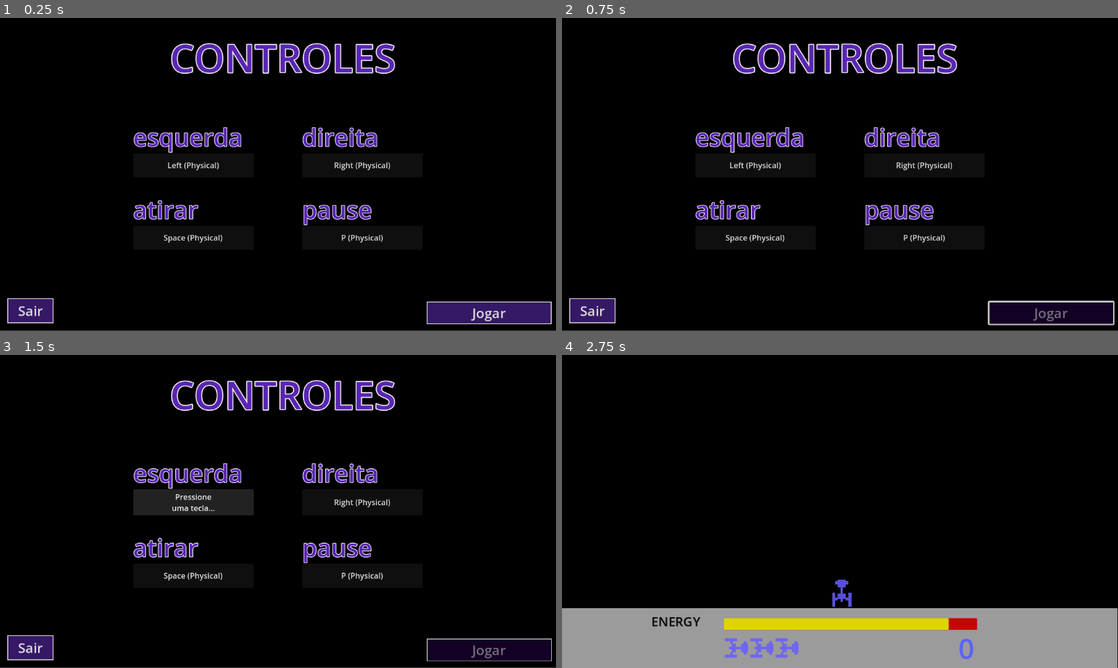
Above: before the commit, frames 1-4 (two rows, left to right).
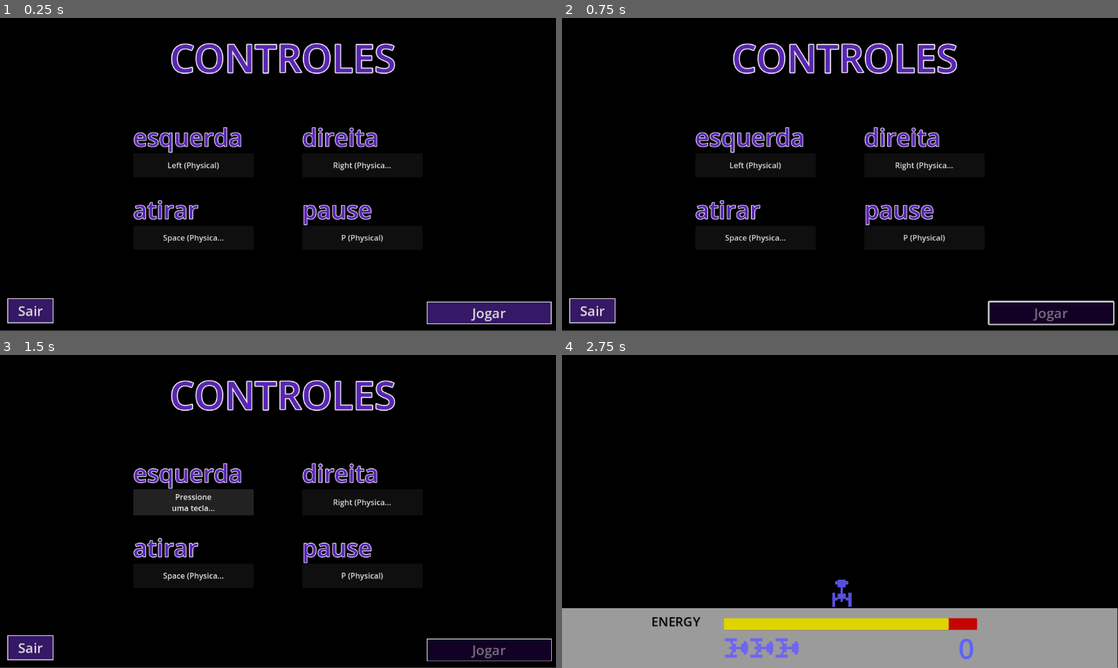
Above: after the commit, the same moments.

Repository: SabrinaBruni28/MegaMania
Game: Godot game, scene res://scenes/telas/tela_controles.tscn
Two runs of this game, one before a commit and one after it. Both use one fixed random seed, a clock stepped at 60 frames per second and the inputs below. This scene is started directly instead of the project's main scene. Sound files missing from this copy of the repository are replaced by a short silence.
Inputs (mouse positions are in pixels of both pictures, inside the frame that each line leads up to):
- Up to frame 1 (0.25 s): no input
- Up to frame 2 (0.75 s): click "Jogar" at 0.5 s
- Up to frame 3 (1.5 s): click "Left (Physical)" at 1.25 s
- Up to frame 4 (2.75 s): tap Enter at 2 s; move the mouse to (962, 495) at 2.02 s; hold Right (direita) from 2.03 s (still down); hold Space (atirar) from 2.03 s (still down)

The runs differ from the first frame. In frame 1, 0.3% of the frame differs, in the area x 29-71%, y 46-72%; in frame 2, 0.3%; in frame 3, 0.3%, in the area x 29-71%, y 46-73%; in frame 4, nothing differs.

Commit message:
Ajuste de configuração de controles

Diff:
--- a/megamania/scripts/button.gd
+++ b/megamania/scripts/button.gd
@@ -23,17 +23,29 @@
 	if not esperando_input:
 		return
 
+	# Teclado
 	if event is InputEventKey and event.pressed and not event.echo:
 		atribuir_evento(event)
+		return
 
-func atribuir_evento(event: InputEventKey):
+	# Botão do controle
+	if event is InputEventJoypadButton and event.pressed:
+		atribuir_evento(event)
+		return
+
+	# Analógico do controle
+	if event is InputEventJoypadMotion:
+		if abs(event.axis_value) > 0.6:
+			atribuir_evento(event)
+			return
+
+func atribuir_evento(event: InputEvent):
 	InputMap.action_erase_events(action_name)
 	InputMap.action_add_event(action_name, event.duplicate())
 
 	esperando_input = false
 	atualizar_texto()
 
-	# Restaura foco
 	focus_mode = foco_original
 	release_focus()
 
@@ -45,4 +57,9 @@
 	if eventos.is_empty():
 		text = "Não configurado"
 	else:
-		text = eventos[0].as_text()
+		text = limitar_texto(eventos[0].as_text(), 15)
+
+func limitar_texto(texto: String, limite: int) -> String:
+	if texto.length() <= limite:
+		return texto
+	return texto.substr(0, limite - 1) + "…"
